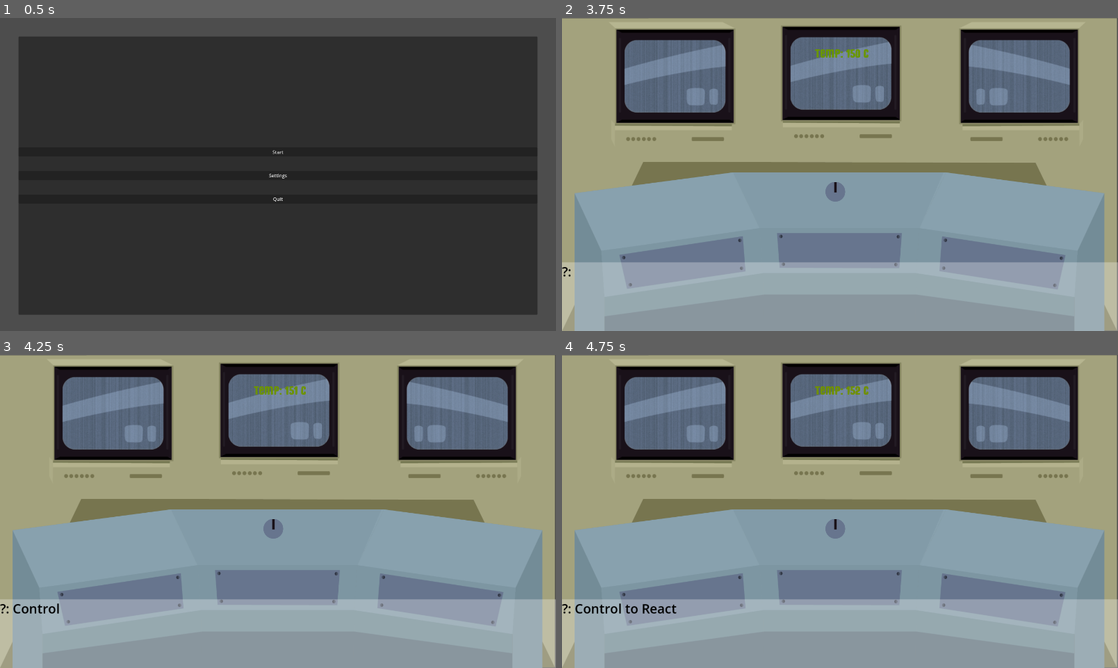
Above: before the commit, frames 1-4 (two rows, left to right).
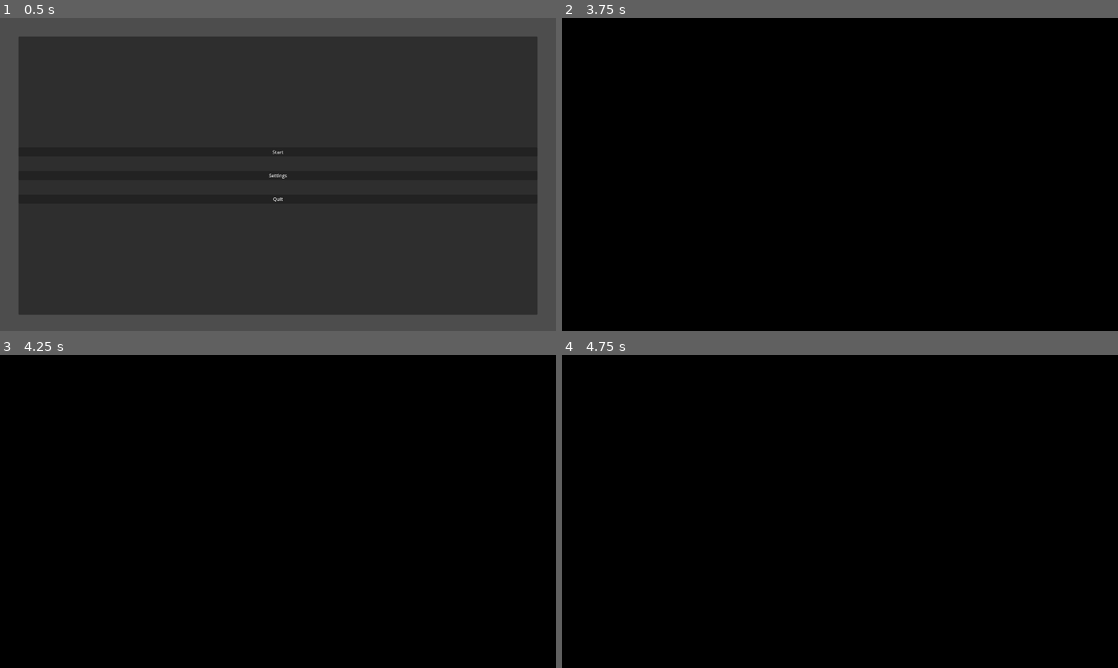
Above: after the commit, the same moments.

Repository: LuckyDog-Studios/ReactorControl
Game: Godot game, scene res://scenes/main_menu.tscn
Same seed, same stepped clock (60 frames per second), same inputs: the game is played once before the commit and once after it.
Inputs (mouse positions are in pixels of both pictures, inside the frame that each line leads up to):
- Up to frame 1 (0.5 s): no input
- Up to frame 2 (3.75 s): click "Start" at 0.5 s; click "Start" at 1.25 s; click "Start" at 2 s; click "Settings" at 2.75 s; move the mouse to (962, 158) at 3.52 s
- Up to frame 3 (4.25 s): no input
- Up to frame 4 (4.75 s): tap Enter at 4.25 s; move the mouse to (834, 530) at 4.27 s; tap Space (SPACE) at 4.35 s

Frame 1 is identical in both runs. In frame 2, 99% of the frame differs, in the area x 0-100%, y 0-100%; in frame 3, 99%; in frame 4, 99%.
Error in both runs: Cannot call method 'change_scene_to_file' on a null value. (res://scenes/main_menu.gd:9)

Commit message:
dialogue works with animationplayer

Diff:
--- a/scenes/dialogue.tscn
+++ b/scenes/dialogue.tscn
@@ -1,13 +1,52 @@
-[gd_scene load_steps=2 format=3 uid="uid://be7yh8pbi0c6v"]
+[gd_scene load_steps=5 format=3 uid="uid://be7yh8pbi0c6v"]
 
 [ext_resource type="Script" path="res://scripts/dialogue.gd" id="1_jkfw5"]
 
+[sub_resource type="Animation" id="Animation_qeamo"]
+length = 0.001
+tracks/0/type = "value"
+tracks/0/imported = false
+tracks/0/enabled = true
+tracks/0/path = NodePath(".:modulate")
+tracks/0/interp = 1
+tracks/0/loop_wrap = true
+tracks/0/keys = {
+"times": PackedFloat32Array(0),
+"transitions": PackedFloat32Array(1),
+"update": 0,
+"values": [Color(1, 1, 1, 0)]
+}
+
+[sub_resource type="Animation" id="Animation_0bnov"]
+resource_name = "appear"
+length = 0.3
+tracks/0/type = "value"
+tracks/0/imported = false
+tracks/0/enabled = true
+tracks/0/path = NodePath(".:modulate")
+tracks/0/interp = 1
+tracks/0/loop_wrap = true
+tracks/0/keys = {
+"times": PackedFloat32Array(0, 0.3),
+"transitions": PackedFloat32Array(1, 1),
+"update": 0,
+"values": [Color(1, 1, 1, 0), Color(1, 1, 1, 1)]
+}
+
+[sub_resource type="AnimationLibrary" id="AnimationLibrary_redcg"]
+_data = {
+"RESET": SubResource("Animation_qeamo"),
+"appear": SubResource("Animation_0bnov")
+}
+
 [node name="Dialogue" type="Control"]
 process_mode = 1
+modulate = Color(1, 1, 1, 0)
 layout_mode = 3
 anchors_preset = 15
 anchor_right = 1.0
 anchor_bottom = 1.0
+offset_top = 842.0
 grow_horizontal = 2
 grow_vertical = 2
 script = ExtResource("1_jkfw5")
@@ -18,7 +57,7 @@
 anchor_top = 1.0
 anchor_right = 1.0
 anchor_bottom = 1.0
-offset_top = -237.0
+offset_top = -238.0
 grow_horizontal = 2
 grow_vertical = 0
 
@@ -31,3 +70,8 @@
 self_modulate = Color(0, 0, 1, 1)
 layout_mode = 2
 theme_override_font_sizes/normal_font_size = 45
+
+[node name="AnimationPlayer" type="AnimationPlayer" parent="."]
+libraries = {
+"": SubResource("AnimationLibrary_redcg")
+}
--- a/scenes/game.tscn
+++ b/scenes/game.tscn
@@ -11,6 +11,130 @@
 [ext_resource type="PackedScene" uid="uid://d3r74yl807ykd" path="res://scenes/random_event_machine.tscn" id="8_2xqu4"]
 [ext_resource type="PackedScene" uid="uid://ct6eta633c7pu" path="res://scenes/explosion_effect.tscn" id="9_sxn86"]
 [ext_resource type="PackedScene" uid="uid://c0twpdx55si15" path="res://scenes/PauseMenu.tscn" id="11_mwg0y"]
+[ext_resource type="AudioStream" uid="uid://bi1n6oh7nc0ss" path="res://assets/sounds/738590__randomrecord19__alarm-4.wav" id="12_e3o6m"]
+
+[sub_resource type="Animation" id="Animation_b7270"]
+length = 0.001
+tracks/0/type = "value"
+tracks/0/imported = false
+tracks/0/enabled = true
+tracks/0/path = NodePath("UI Elements/ColorRect:color")
+tracks/0/interp = 1
+tracks/0/loop_wrap = true
+tracks/0/keys = {
+"times": PackedFloat32Array(0),
+"transitions": PackedFloat32Array(1),
+"update": 0,
+"values": [Color(0, 0, 0, 1)]
+}
+tracks/1/type = "value"
+tracks/1/imported = false
+tracks/1/enabled = true
+tracks/1/path = NodePath("Sounds/738590Randomrecord19Alarm-4:playing")
+tracks/1/interp = 1
+tracks/1/loop_wrap = true
+tracks/1/keys = {
+"times": PackedFloat32Array(0),
+"transitions": PackedFloat32Array(1),
+"update": 1,
+"values": [false]
+}
+tracks/2/type = "value"
+tracks/2/imported = false
+tracks/2/enabled = true
+tracks/2/path = NodePath("Sounds/738590Randomrecord19Alarm-4:volume_db")
+tracks/2/interp = 1
+tracks/2/loop_wrap = true
+tracks/2/keys = {
+"times": PackedFloat32Array(0),
+"transitions": PackedFloat32Array(1),
+"update": 0,
+"values": [0.0]
+}
+tracks/3/type = "value"
+tracks/3/imported = false
+tracks/3/enabled = true
+tracks/3/path = NodePath("Sounds/738590Randomrecord19Alarm-4:pitch_scale")
+tracks/3/interp = 1
+tracks/3/loop_wrap = true
+tracks/3/keys = {
+"times": PackedFloat32Array(0),
+"transitions": PackedFloat32Array(1),
+"update": 0,
+"values": [1.0]
+}
+
+[sub_resource type="Animation" id="Animation_k614b"]
+resource_name = "starting_sequence"
+length = 20.0
+tracks/0/type = "value"
+tracks/0/imported = false
+tracks/0/enabled = true
+tracks/0/path = NodePath("UI Elements/ColorRect:color")
+tracks/0/interp = 1
+tracks/0/loop_wrap = true
+tracks/0/keys = {
+"times": PackedFloat32Array(0, 2.03333, 7),
+"transitions": PackedFloat32Array(1, 2.07053, 1),
+"update": 0,
+"values": [Color(0, 0, 0, 1), Color(0, 0, 0, 1), Color(0, 0, 0, 0)]
+}
+tracks/1/type = "value"
+tracks/1/imported = false
+tracks/1/enabled = true
+tracks/1/path = NodePath("Sounds/738590Randomrecord19Alarm-4:playing")
+tracks/1/interp = 1
+tracks/1/loop_wrap = true
+tracks/1/keys = {
+"times": PackedFloat32Array(0.133333),
+"transitions": PackedFloat32Array(1),
+"update": 1,
+"values": [true]
+}
+tracks/2/type = "value"
+tracks/2/imported = false
+tracks/2/enabled = true
+tracks/2/path = NodePath("Sounds/738590Randomrecord19Alarm-4:volume_db")
+tracks/2/interp = 1
+tracks/2/loop_wrap = true
+tracks/2/keys = {
+"times": PackedFloat32Array(0, 6.8),
+"transitions": PackedFloat32Array(0.535887, 1),
+"update": 0,
+"values": [-80.0, -10.0]
+}
+tracks/3/type = "value"
+tracks/3/imported = false
+tracks/3/enabled = true
+tracks/3/path = NodePath("Sounds/738590Randomrecord19Alarm-4:pitch_scale")
+tracks/3/interp = 1
+tracks/3/loop_wrap = true
+tracks/3/keys = {
+"times": PackedFloat32Array(2.7, 4.9),
+"transitions": PackedFloat32Array(1, 1),
+"update": 0,
+"values": [0.8, 1.0]
+}
+tracks/4/type = "method"
+tracks/4/imported = false
+tracks/4/enabled = true
+tracks/4/path = NodePath(".")
+tracks/4/interp = 1
+tracks/4/loop_wrap = true
+tracks/4/keys = {
+"times": PackedFloat32Array(7.76667),
+"transitions": PackedFloat32Array(1),
+"values": [{
+"args": [PackedStringArray("Testing... Testing.. 123... Testing", "It is working!"), PackedStringArray("Noah", "Noah")],
+"method": &"type_array"
+}]
+}
+
+[sub_resource type="AnimationLibrary" id="AnimationLibrary_h3kk6"]
+_data = {
+"RESET": SubResource("Animation_b7270"),
+"starting_sequence": SubResource("Animation_k614b")
+}
 
 [node name="Game" type="Node2D"]
 script = ExtResource("1_dnj6m")
@@ -44,28 +168,42 @@
 [node name="Dial" parent="." instance=ExtResource("2_0eu7q")]
 position = Vector2(944, 600)
 
-[node name="Random Event Machine" parent="." instance=ExtResource("8_2xqu4")]
-
 [node name="Explosion Effect" parent="." instance=ExtResource("9_sxn86")]
 
 [node name="UI Elements" type="CanvasLayer" parent="."]
 
 [node name="Dialogue" parent="UI Elements" instance=ExtResource("3_33gnw")]
-anchors_preset = 12
-anchor_top = 1.0
-offset_top = -648.0
-grow_vertical = 0
-text_queue = Array[String](["?: Control to Reactor Operator—do you copy? The reactor's unstable! We're at critical levels!", "Reactor Operator: What’s happening? The gauges… they’re off the charts…", "Control: Containment's failing! Initiate emergency shutdown now—abort everything!", "Reactor Operator: Come on… hold together… I have to fix this…", "Control: We're losing you! The core’s about to breach—get out—"])
 
 [node name="Temperature System" parent="UI Elements" instance=ExtResource("3_lucyu")]
 anchors_preset = -1
 anchor_left = 0.4
 anchor_right = 0.599
 anchor_bottom = 0.0
-offset_left = 45.2
-offset_top = 32.0
-offset_right = -28.048
-offset_bottom = 214.0
+offset_left = 40.0
+offset_top = 104.0
+offset_right = -33.2479
+offset_bottom = 286.0
 size_flags_horizontal = 8
 
 [node name="Pause Menu" parent="UI Elements" instance=ExtResource("11_mwg0y")]
+
+[node name="ColorRect" type="ColorRect" parent="UI Elements"]
+anchors_preset = 15
+anchor_right = 1.0
+anchor_bottom = 1.0
+grow_horizontal = 2
+grow_vertical = 2
+mouse_filter = 2
+color = Color(0, 0, 0, 1)
+
+[node name="AnimationPlayer" type="AnimationPlayer" parent="."]
+libraries = {
+"": SubResource("AnimationLibrary_h3kk6")
+}
+
+[node name="Random Event Machine" parent="." instance=ExtResource("8_2xqu4")]
+
+[node name="Sounds" type="Node" parent="."]
+
+[node name="738590Randomrecord19Alarm-4" type="AudioStreamPlayer" parent="Sounds"]
+stream = ExtResource("12_e3o6m")
--- a/scenes/main_menu.tscn
+++ b/scenes/main_menu.tscn
@@ -1,6 +1,21 @@
 [gd_scene load_steps=5 format=3 uid="uid://bfxflwcsoygu"]
 
 [ext_resource type="Script" path="res://scenes/main_menu.gd" id="1_p2008"]
+
+[sub_resource type="Animation" id="Animation_hdxlj"]
+length = 0.001
+tracks/0/type = "value"
+tracks/0/imported = false
+tracks/0/enabled = true
+tracks/0/path = NodePath("ColorRect:color")
+tracks/0/interp = 1
+tracks/0/loop_wrap = true
+tracks/0/keys = {
+"times": PackedFloat32Array(0),
+"transitions": PackedFloat32Array(1),
+"update": 0,
+"values": [Color(0.2, 0.0666667, 0.623529, 0)]
+}
 
 [sub_resource type="Animation" id="Animation_gubre"]
 resource_name = "start"
@@ -15,22 +30,7 @@
 "times": PackedFloat32Array(0, 3),
 "transitions": PackedFloat32Array(1.93187, 1),
 "update": 0,
-"values": [Color(0.101636, 0.0218574, 0.36212, 0), Color(0, 0, 0, 1)]
-}
-
-[sub_resource type="Animation" id="Animation_hdxlj"]
-length = 0.001
-tracks/0/type = "value"
-tracks/0/imported = false
-tracks/0/enabled = true
-tracks/0/path = NodePath("ColorRect:color")
-tracks/0/interp = 1
-tracks/0/loop_wrap = true
-tracks/0/keys = {
-"times": PackedFloat32Array(0),
-"transitions": PackedFloat32Array(1),
-"update": 0,
-"values": [Color(0.2, 0.0666667, 0.623529, 0)]
+"values": [Color(0, 0, 0, 0), Color(0, 0, 0, 1)]
 }
 
 [sub_resource type="AnimationLibrary" id="AnimationLibrary_7li30"]
--- a/scripts/Random Event/DialReverseEvent.gd
+++ b/scripts/Random Event/DialReverseEvent.gd
@@ -51,7 +51,6 @@
 
 #returns true if random chance was hit
 func roll_dice() -> bool:
-	print("rolling chance")
 	if cooldown_active:
 		return false
 	return super.get_roll(ROLL_CHANCE_NUMERATOR, ROLL_CHANCE_DENOMINATOR)
--- a/scripts/dialogue.gd
+++ b/scripts/dialogue.gd
@@ -2,10 +2,12 @@
 
 @onready var text: RichTextLabel = $"MarginContainer/RichTextLabel"
 var letter_delay = 0.05
-@export var text_queue: Array[String] = []
+@export var test_text_queue: Array[String] = ["Testimg testing...", "Andrew is a funny guy"]
+@export var test_queue_names: Array[String] = ["noah", "gyorgy"]
 
-func type_text(line: String) -> void:
+func type_text(line: String, speaker: String) -> void:
 	text.clear()
+	text.add_text(speaker + ": ")
 	for c in line:
 		text.add_text(c)
 		await get_tree().create_timer(letter_delay).timeout
@@ -15,12 +17,18 @@
 	while not Input.is_action_just_pressed("SPACE"):
 		await get_tree().process_frame
 
-# Called when the node enters the scene tree for the first time.
-func _ready() -> void:
+func type_array(text_queue: Array[String], queue_names: Array[String]) -> void:
+	if text_queue.is_empty():
+		return
+	print("FUNCITON RECIEVED")
+	print(text_queue)
 
-	for line in text_queue:
-		await type_text(line)
+	$AnimationPlayer.play("appear")
+	for i in range(min(text_queue.size(), queue_names.size())):
+		await type_text(text_queue[i], queue_names[i])
 		await yield_until_space_pressed()
+	$AnimationPlayer.play_backwards("appear")
+
 
 # Called every frame. 'delta' is the elapsed time since the previous frame.
 func _process(delta: float) -> void:
--- a/scripts/game.gd
+++ b/scripts/game.gd
@@ -1,7 +1,9 @@
 extends Node2D
 @onready var explosion_effect: AnimationPlayer = $"Explosion Effect/AnimationPlayer"
+@onready var dialogue: Control = $"UI Elements/Dialogue"
 
 func _ready() -> void:
+	$AnimationPlayer.play("starting_sequence")
 	$"UI Elements/Temperature System".connect("GameOver", game_over)
 
 func game_over():
@@ -9,3 +11,7 @@
 	explosion_effect.play("explosion")
 	await explosion_effect.animation_finished
 	get_tree().quit()
+
+func type_array(text_queue: Array[String], queue_names: Array[String]) -> void:
+	print("Parent function called!")
+	dialogue.type_array(text_queue, queue_names);
--- a/scripts/pause_menu.gd
+++ b/scripts/pause_menu.gd
@@ -2,16 +2,21 @@
 
 func _process(delta: float) -> void:
 	test_escape_input()
+
 func _ready() -> void:
 	$AnimationPlayer.play("RESET")
+	set_mouse_filter_recursive(self, Control.MOUSE_FILTER_IGNORE)
+
 
 func resume() -> void:
 	get_tree().paused = false
 	$AnimationPlayer.play_backwards("blur")
+	set_mouse_filter_recursive(self, Control.MOUSE_FILTER_IGNORE)
 
 func pause() -> void:
 	get_tree().paused = true
 	$AnimationPlayer.play("blur")
+	set_mouse_filter_recursive(self, Control.MOUSE_FILTER_STOP)
 
 func test_escape_input() -> void:
 	if Input.is_action_just_pressed("PAUSE") and not get_tree().paused:
@@ -29,3 +34,10 @@
 
 func _on_quit_button_pressed() -> void:
 	get_tree().quit()
+
+# Helper function to set mouse_filter on all UI elements recursively
+func set_mouse_filter_recursive(node: Node, filter_value: int) -> void:
+	if node is Control:
+		node.mouse_filter = filter_value
+	for child in node.get_children():
+		set_mouse_filter_recursive(child, filter_value)
Not shown, added: assets/sounds/121907__1jmorrisoncafe291__institutional_fire_alarm_01.wav.import
Not shown, added: assets/sounds/738590__randomrecord19__alarm-4.wav.import
Not shown: 1 places in scenes/game.tscn that only renumber resources
Not shown, added: assets/sounds/121907__1jmorrisoncafe291__institutional_fire_alarm_01.wav
Not shown, added: assets/sounds/738590__randomrecord19__alarm-4.wav
